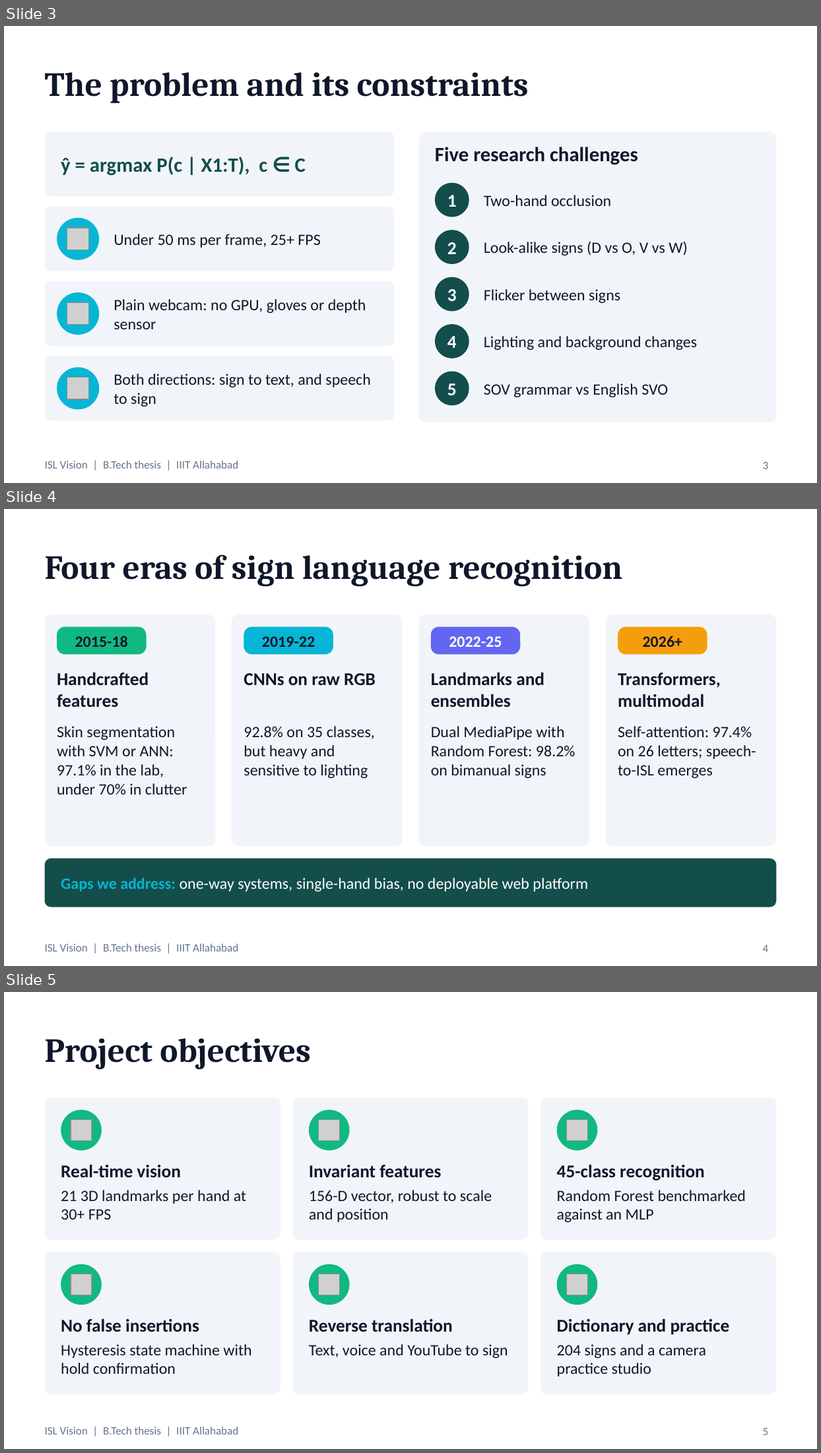
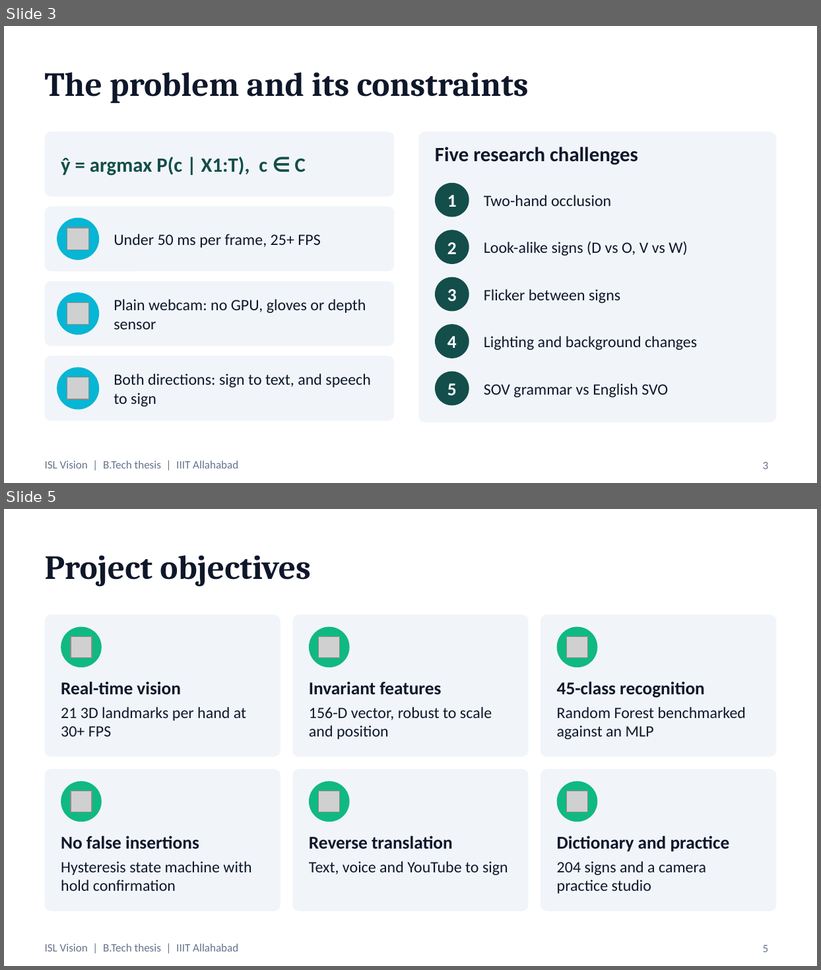
Before and after one commit to Rohitkumar-3103/Indian_Sign_Language_Projects, a slide deck: ISL_Thesis_Presentation.pptx. Shown one above the other, each under a label of ours: slides 3, 4 and 5 before the commit, slides 3 and 5 after it; the slides between them are not shown. The pictures are 821x1453 and 821x970 pixels, drawn with LibreOffice and Linux fonts; fonts in the diff are those of the drawing; grey boxes stand for pictures. Boxes give left, top, right and bottom in pixels: in the first picture for what was removed or moved away, otherwise in the second. Text is boxed around its words. In the diff, an @@ line names an element or a change of style, - is before the commit and + after.

Commit message:
docs(presentation): incorporate updated 18-slide deck with slide 4 literature review table

```diff
--- a/ISL_Thesis_Presentation.pptx
+++ b/ISL_Thesis_Presentation.pptx
@@ slide 4 removed at (4,509,817,966), background #FFFFFF; not listed: 1 template element that a slide beside it also shows @@
@@ title removed at (45,555,622,587) @@
-Four eras of sign language recognition
@@ rounded rectangle removed at (45,615,215,846) @@
@@ rounded rectangle removed at (57,627,147,655) @@
@@ rounded rectangle removed at (232,615,403,846) @@
@@ rounded rectangle removed at (244,627,333,655) @@
@@ rounded rectangle removed at (418,615,589,846) @@
@@ rounded rectangle removed at (431,627,520,655) @@
@@ rounded rectangle removed at (606,615,776,846) @@
@@ rounded rectangle removed at (618,627,708,655) @@
@@ text removed at (75,636,128,647) @@
-2015-18
@@ text removed at (262,636,315,647) @@
-2019-22
@@ text removed at (449,636,502,647) @@
-2022-25
@@ text removed at (643,636,683,647) @@
-2026+
@@ text removed at (57,672,149,708) @@
-Handcrafted features
@@ text removed at (244,673,376,685) @@
-CNNs on raw RGB
@@ text removed at (431,672,545,708) @@
-Landmarks and ensembles
@@ text removed at (618,673,721,707) @@
-Transformers, multimodal
@@ text removed at (57,726,187,795) @@
-Skin segmentation with SVM or ANN: 97.1% in the lab, under 70% in clutter
@@ text removed at (244,726,375,778) @@
-92.8% on 35 classes, but heavy and sensitive to lighting
@@ text removed at (431,726,576,778) @@
-Dual MediaPipe with Random Forest: 98.2% on bimanual signs
@@ text removed at (618,726,756,778) @@
-Self-attention: 97.4% on 26 letters; speech-to-ISL emerges
@@ rounded rectangle removed at (45,859,776,908) @@
@@ text removed at (61,878,588,892) @@
-Gaps we address: one-way systems, single-hand bias, no deployable web platform
@@ page number removed at (763,945,769,953) @@
-4
```
Also in this commit, not shown: 1 slide changed, 1 other file.
